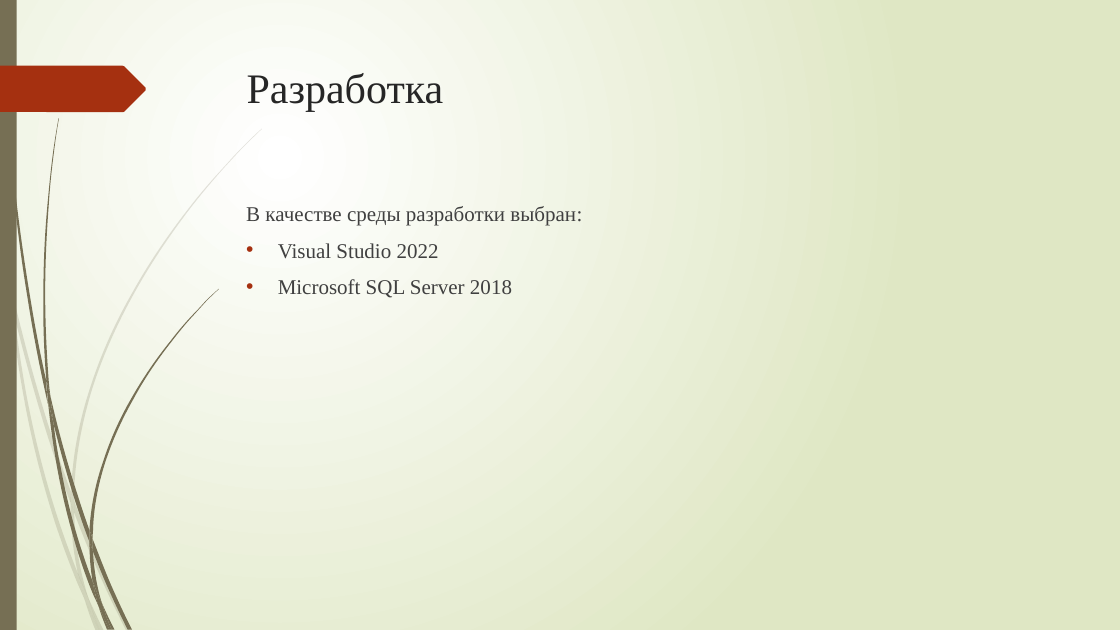
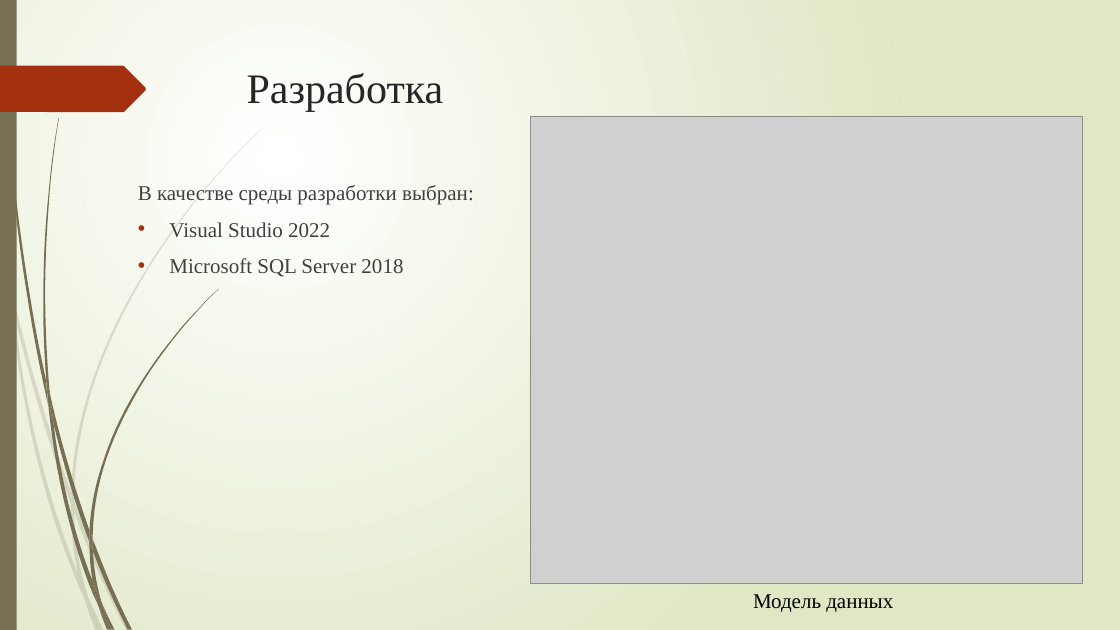
Before and after one commit to Renc345/kurs1, a slide deck: slide 7 of Стародубцев Максим.pptx (slide 5 before the commit). Drawn at 1120x630 pixels with LibreOffice and Linux fonts; fonts in the diff are those of the drawing; grey boxes stand for pictures. Boxes give left, top, right and bottom in pixels: in the first picture for what was removed or moved away, otherwise in the second. Text is boxed around its words. In the diff, an @@ line names an element or a change of style, - is before the commit and + after.

```diff
--- a/Стародубцев Максим.pptx
+++ b/Стародубцев Максим.pptx
@@ picture added at [530, 116, 1082, 583] @@
@@ text "В качестве среды разработки выбран:": place and size @@
-text "В качестве среды разработки выбран:" at [246, 206, 582, 298]
+text "В качестве среды разработки выбран:" at [138, 185, 474, 277]
@@ text added at [753, 594, 893, 612], 18 pt, text #000000 @@
+Модель данных
```
Also in this commit, not shown: 4 other slides changed, 2 slides added.
